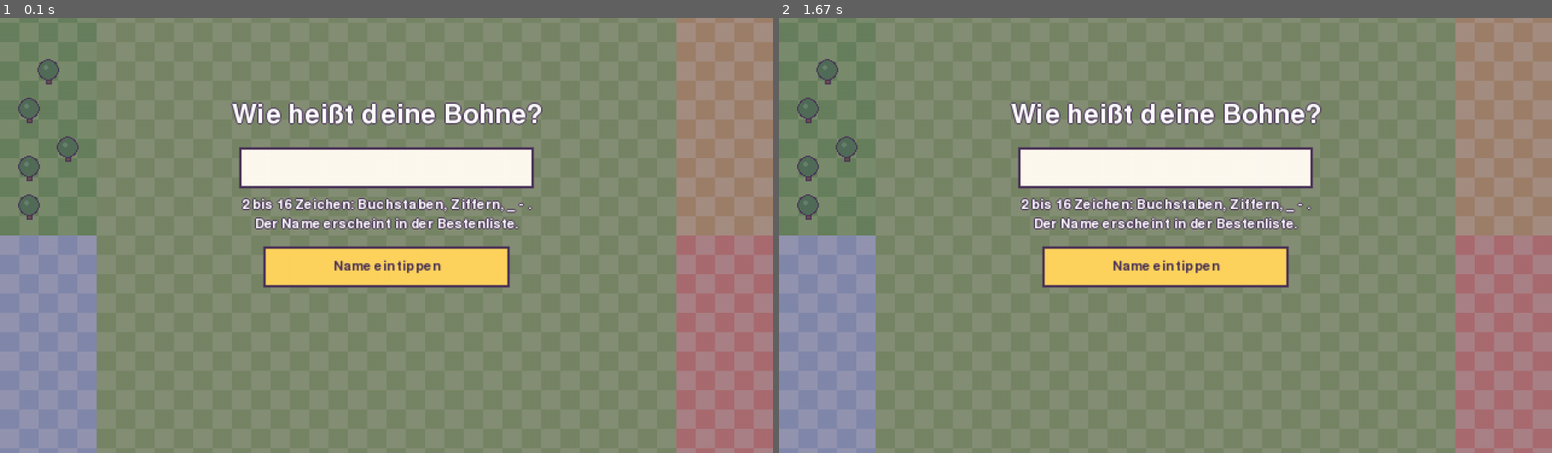
Above: before the commit, frames 1-2 (left to right).
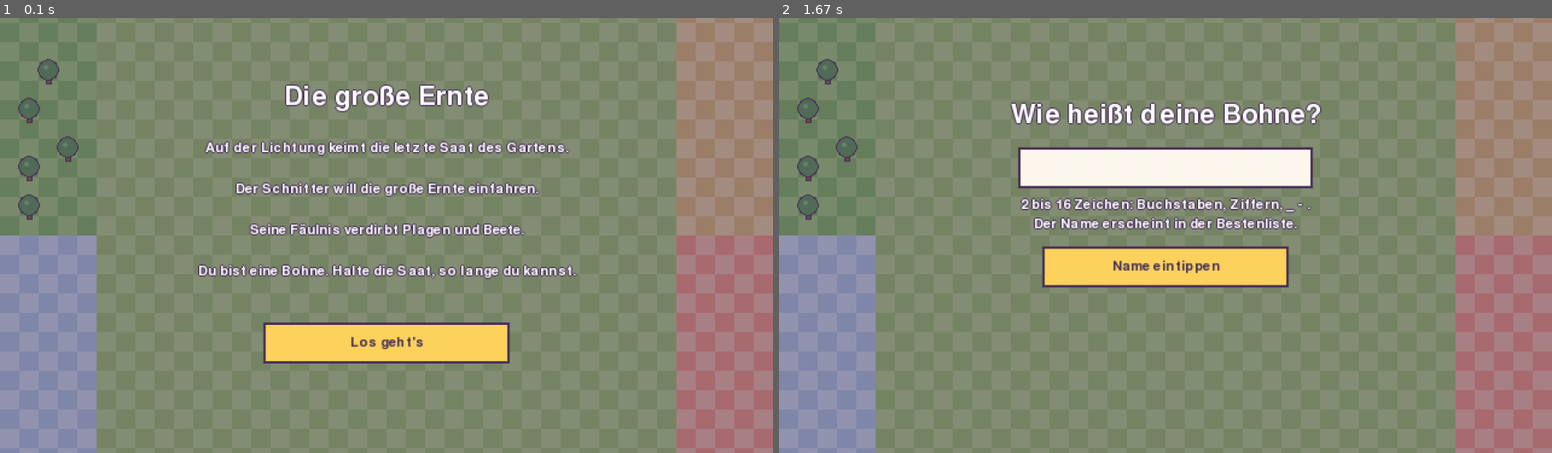
Above: after the commit, the same moments.

Repository: hannes-vnz/last_bean_standing
Game: pygame game, started from src/lastbean/__main__.py
Two runs of this game, one before a commit and one after it. Both use one fixed random seed, a clock stepped at 60 frames per second and the inputs below.
Inputs (mouse positions are in pixels of both pictures, inside the frame that each line leads up to):
- Up to frame 1 (0.1 s): no input
- Up to frame 2 (1.67 s): hold Right 0.33-0.8 s; click (979, 239) at 1.27 s

The runs differ from the first frame. In frame 1, 15% of the frame differs, in the area x 25-75%, y 15-80%; in frame 2, nothing differs.

Commit message:
Story frame 'Die große Ernte': docs/STORY.md, prologue on first start, taglines

Diff:
--- a/src/lastbean/app.py
+++ b/src/lastbean/app.py
@@ -134,7 +134,12 @@
         self.result: dict = {}
         self.flags: dict = {}
         self.name_buffer = ""
-        self.state = "play" if autostart else ("menu" if self.profile.get("nickname") else "name")
+        if autostart:
+            self.state = "play"
+        elif not self.profile.get("prologue_seen"):
+            self.state = "prologue"  # first start: the short story, then the name
+        else:
+            self.state = "menu" if self.profile.get("nickname") else "name"
         self.first_name = not self.profile.get("nickname")
         self.leaderboard = Leaderboard()
         self.online: tuple[str, int | None, int | None] = ("", None, None)
@@ -373,6 +378,13 @@
             game.type_name()
         elif action == "ok":
             game.confirm_name()
+        elif action == "prologue_done":
+            game.profile["prologue_seen"] = True
+            game.save()
+            if game.profile.get("nickname"):
+                game.state = "menu"
+            else:
+                game.start_name_entry()
         elif action in ("cancel", "menu", "back"):
             game.state = "menu"
             pygame.key.stop_text_input()
@@ -444,6 +456,8 @@
                     tap(screen.to_canvas(event))
                 elif game.state == "name":
                     game.handle_name_event(event)
+                elif game.state == "prologue" and event.type == pygame.KEYDOWN:
+                    do("prologue_done")
                 elif event.type != pygame.KEYDOWN:
                     continue
                 elif event.key == pygame.K_m:
@@ -545,6 +559,8 @@
                     buttons = screens.draw_results(renderer, game.result, game.flags, game.profile, line)
             elif game.state == "menu":
                 buttons = screens.draw_menu(renderer, game.profile, WEB)
+            elif game.state == "prologue":
+                buttons = screens.draw_prologue(renderer)
             elif game.state == "board":
                 if time.monotonic() - game.board["fetched_at"] > REFRESH_S:
                     game.refresh_board()
--- a/src/lastbean/meta/profile.py
+++ b/src/lastbean/meta/profile.py
@@ -57,6 +57,7 @@
     settings = data.get("settings") if isinstance(data.get("settings"), dict) else {}
     zoom = settings.get("zoom")
     out["settings"] = {"zoom": zoom if isinstance(zoom, int) and 100 <= zoom <= 1000 else None}
+    out["prologue_seen"] = bool(data.get("prologue_seen", False))
     return out
 
 
--- a/src/lastbean/ui/screens.py
+++ b/src/lastbean/ui/screens.py
@@ -90,7 +90,7 @@
     cx = r.w // 2
     top = _top(r, 300)
     r.text("Last Bean Standing", (cx, top + 16), r.big_font, center=True)
-    r.text("Laufen, ausweichen, wachsen.", (cx, top + 42), center=True)
+    r.text("Der Schnitter kommt zur Ernte.", (cx, top + 42), center=True)
     panel = pygame.Rect(cx - min(150, r.w // 2 - 10), top + 60, min(300, r.w - 20), 92)
     _panel(r, panel)
     r.dark_text(f"Hallo, {profile.get('nickname') or '?'}!", (cx, panel.y + 10), center=True)
@@ -110,6 +110,38 @@
     if not r.touch and r.w >= 500:  # keyboard hints only where a keyboard is likely and there is room
         r.text("Enter spielen · L Bestenliste · N Name · Leertaste Fähigkeit", (cx, r.h - 18), center=True)
     return buttons
+
+
+PROLOGUE = (
+    "Auf der Lichtung keimt die letzte Saat des Gartens.",
+    "Der Schnitter will die große Ernte einfahren.",
+    "Seine Fäulnis verdirbt Plagen und Beete.",
+    "Du bist eine Bohne. Halte die Saat, so lange du kannst.",
+)
+
+
+def draw_prologue(r: Renderer) -> list[Button]:
+    """Shown once on the very first start (docs/STORY.md)."""
+    _backdrop(r)
+    cx = r.w // 2
+    top = _top(r, 60 + len(PROLOGUE) * 34 + 60)
+    r.text("Die große Ernte", (cx, top + 14), r.big_font, center=True)
+    for i, line in enumerate(PROLOGUE):
+        for j, part in enumerate(_wrap_lines(r, line, r.w - 30)):
+            r.text(part, (cx, top + 56 + i * 34 + j * 14), center=True)
+    return _button_column(r, top + 56 + len(PROLOGUE) * 34 + 10, [("Los geht's", "prologue_done")])
+
+
+def _wrap_lines(r: Renderer, text: str, width: int) -> list[str]:
+    lines, line = [], ""
+    for word in text.split():
+        trial = f"{line} {word}".strip()
+        if r.font.size(trial)[0] <= width:
+            line = trial
+        else:
+            lines.append(line)
+            line = word
+    return [*lines, line] if line else lines
 
 
 def draw_name_entry(r: Renderer, current: str, valid: bool, first_time: bool) -> list[Button]:
--- a/tests/test_mobile.py
+++ b/tests/test_mobile.py
@@ -148,3 +148,13 @@
     window = pygame.Surface((600, 1300))
     r.present(window)
     assert r.window_to_canvas(300, 650) == (150, 325)
+
+
+@pytest.mark.parametrize("size", [(300, 650), (640, 360)])
+def test_prologue_fits(renderer, size):
+    from lastbean.ui import screens
+
+    r = renderer(size)
+    buttons = screens.draw_prologue(r)
+    assert [b.action for b in buttons] == ["prologue_done"]
+    assert pygame.Rect(0, 0, *size).contains(buttons[0].rect)
Not shown, added: docs/STORY.md
Not shown, changed: web/template.tmpl
